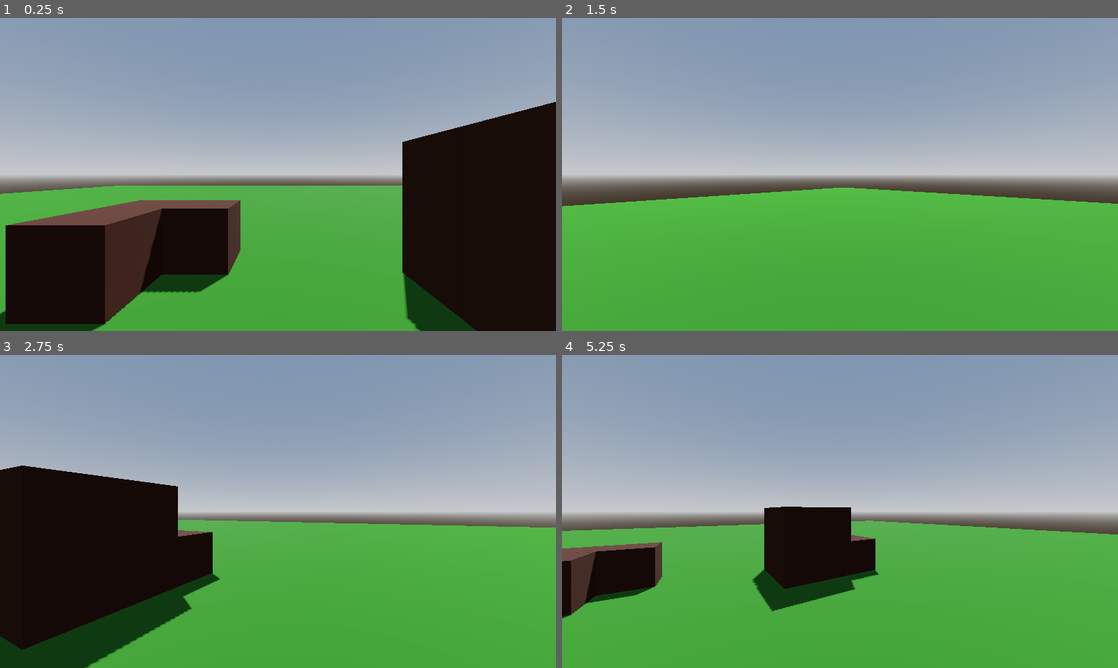
Above: before the commit, frames 1-4 (two rows, left to right).
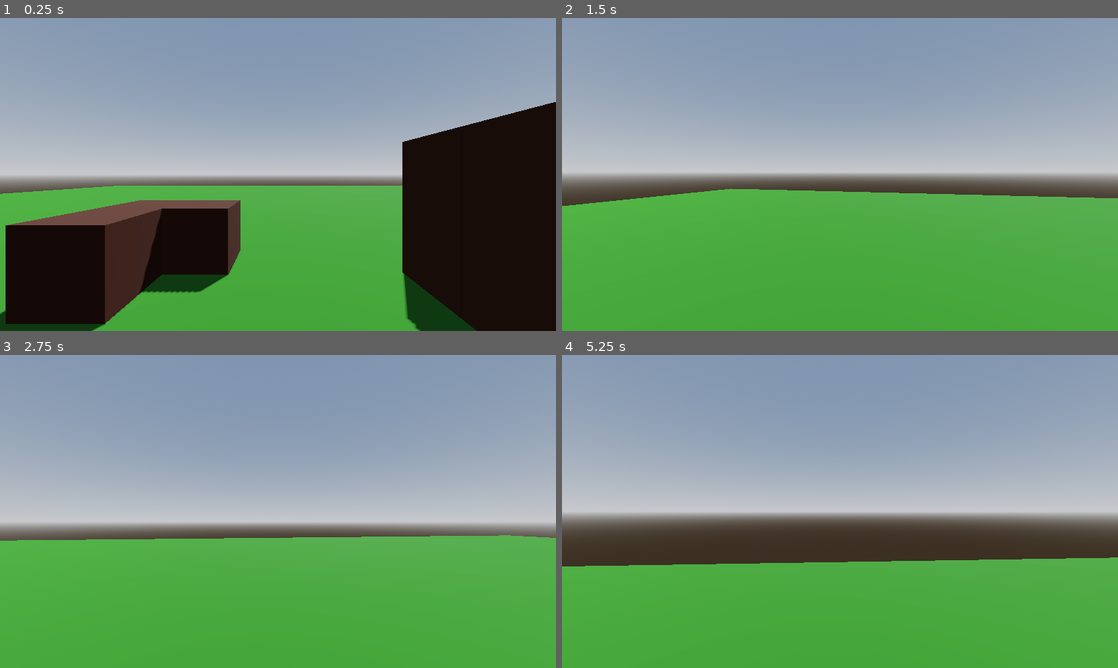
Above: after the commit, the same moments.

Repository: SathishKumar03082004/Minecraft
Game: Godot game, scene res://scenes/world.tscn
The game is run twice, just before and just after one commit, with the same random seed, the same clock (stepped at 60 frames per second) and the same inputs.
Inputs (mouse positions are in pixels of both pictures, inside the frame that each line leads up to):
- Up to frame 1 (0.25 s): no input
- Up to frame 2 (1.5 s): tap Enter at 0.5 s; move the mouse to (867, 174) at 0.52 s; hold W (up) from 0.53 s (still down); tap Space (jump) at 0.77 s; move the mouse to (812, 174) at 1.27 s
- Up to frame 3 (2.75 s): keep holding W (up); tap Space (jump) at 1.52 s; move the mouse to (289, 505) at 2.02 s
- Up to frame 4 (5.25 s): keep holding W (up); move the mouse to (834, 517) at 2.77 s; tap Space (jump) at 3.02, 3.77, 4.52 s; move the mouse to (878, 514) at 3.52 s; move the mouse to (795, 508) at 4.27 s; move the mouse to (845, 511) at 5.02 s

The runs differ from the first frame. In frame 2, 2.7% of the frame differs, in the area x 0-100%, y 49-61%; in frame 3, 25%, in the area x 0-100%, y 35-100%; in frame 4, 16%.

Commit message:
Player Script

Diff:
--- a/scripts/player.gd
+++ b/scripts/player.gd
@@ -1,11 +1,15 @@
 extends CharacterBody3D
 
 
-const SPEED = 5.0
-const JUMP_VELOCITY = 4.5
+const SPEED = 8.0
+const JUMP_VELOCITY = 8.0
 
 # Get the gravity from the project settings to be synced with RigidBody nodes.
-var gravity = ProjectSettings.get_setting("physics/3d/default_gravity")
+#var gravity = ProjectSettings.get_setting("physics/3d/default_gravity")
+var gravity = 16.0
+var sensitivity = 0.002
+
+@onready var camera_3d = $Camera3D
 
 
 func _ready():
@@ -15,7 +19,8 @@
 
 func  _unhandled_input(event):
 	if event is InputEventMouseMotion:
-		rotation.y = rotation.y - event.relative.x
+		rotation.y = rotation.y - event.relative.x * sensitivity
+		camera_3d. rotation.x = camera_3d.rotation.x - event.relative.y * sensitivity
 
 
 func _physics_process(delta):
